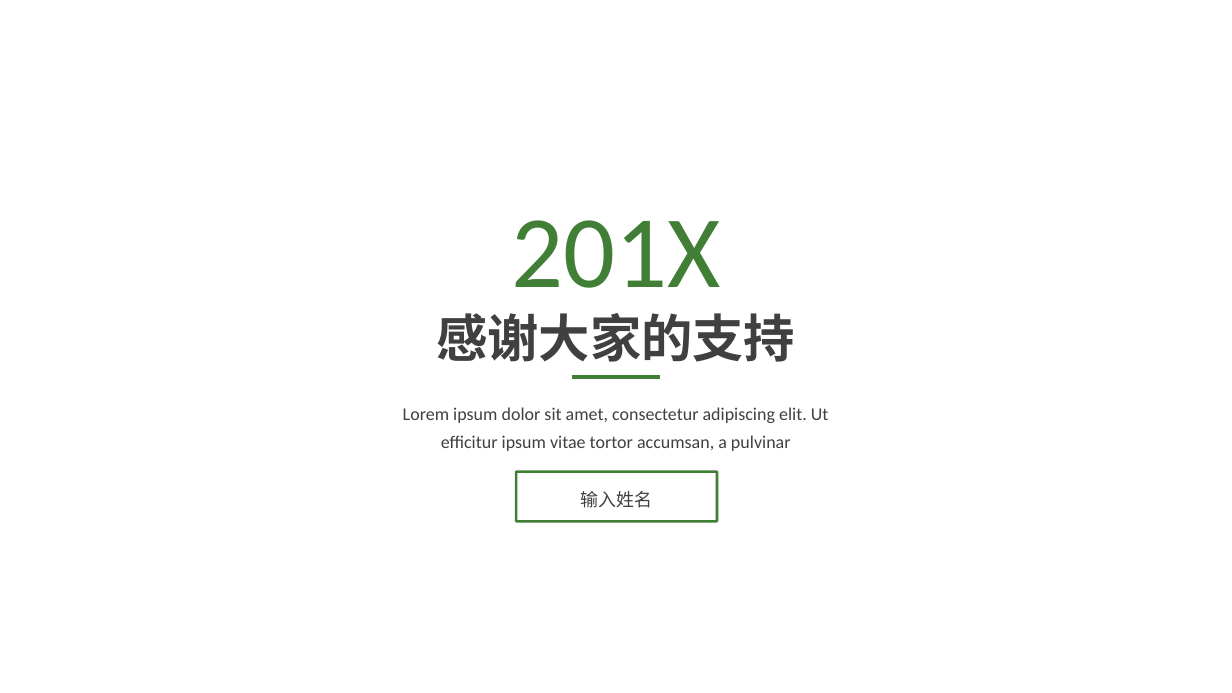
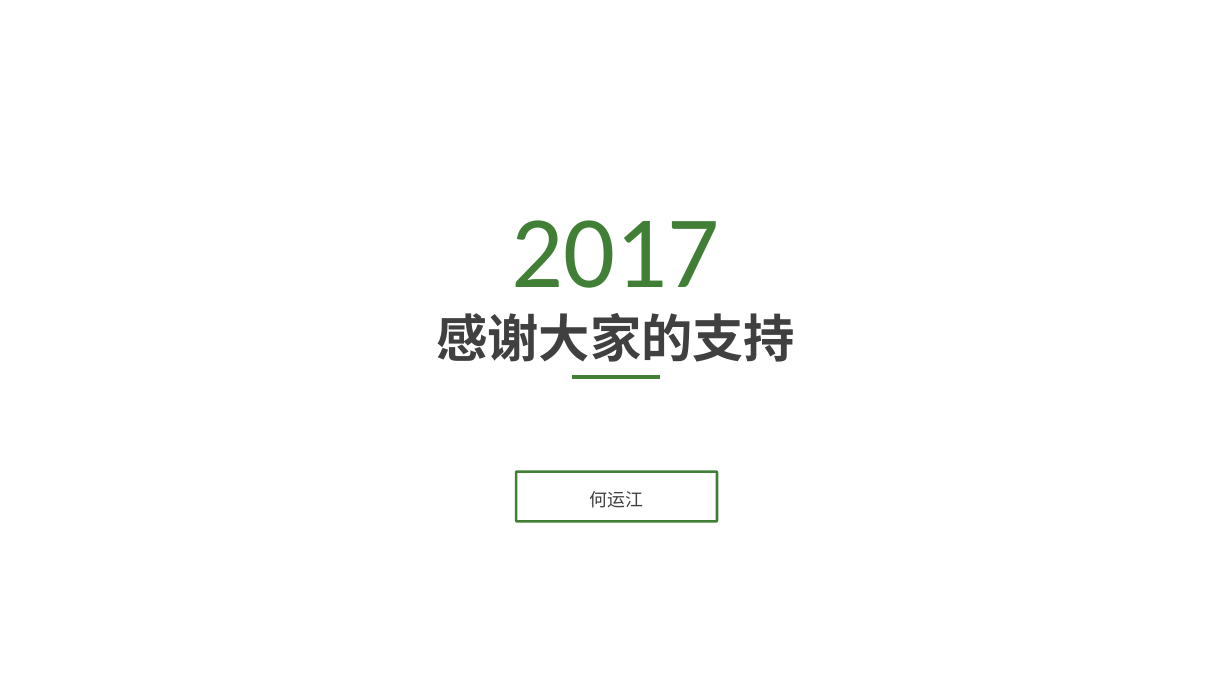
Before and after one commit to heyunjiang/heyunjiang.github.io, a slide deck: slide 17 of summary/技术文章/用友前端基础分享.pptx (slide 30 before the commit). Drawn at 1232x693 pixels with LibreOffice and Linux fonts; fonts in the diff are those of the drawing; background and template pictures are left out. Boxes give left, top, right and bottom in pixels: in the first picture for what was removed or moved away, otherwise in the second. Text is boxed around its words. In the diff, an @@ line names an element or a change of style, - is before the commit and + after.

```diff
--- a/summary/技术文章/用友前端基础分享.pptx
+++ b/summary/技术文章/用友前端基础分享.pptx
@@ text at [512, 220, 720, 288]: text changed @@
-201X
+2017
@@ text removed at [403, 407, 829, 451] @@
-Lorem ipsum dolor sit amet, consectetur adipiscing elit. Ut efficitur ipsum vitae tortor accumsan, a pulvinar
@@ text in rounded rectangle at [589, 491, 643, 508]: text changed @@
-输入姓名
+何运江
```
Also in this commit, not shown: 1 other slide changed, 3 slides added, 16 slides removed, 4 other files.
